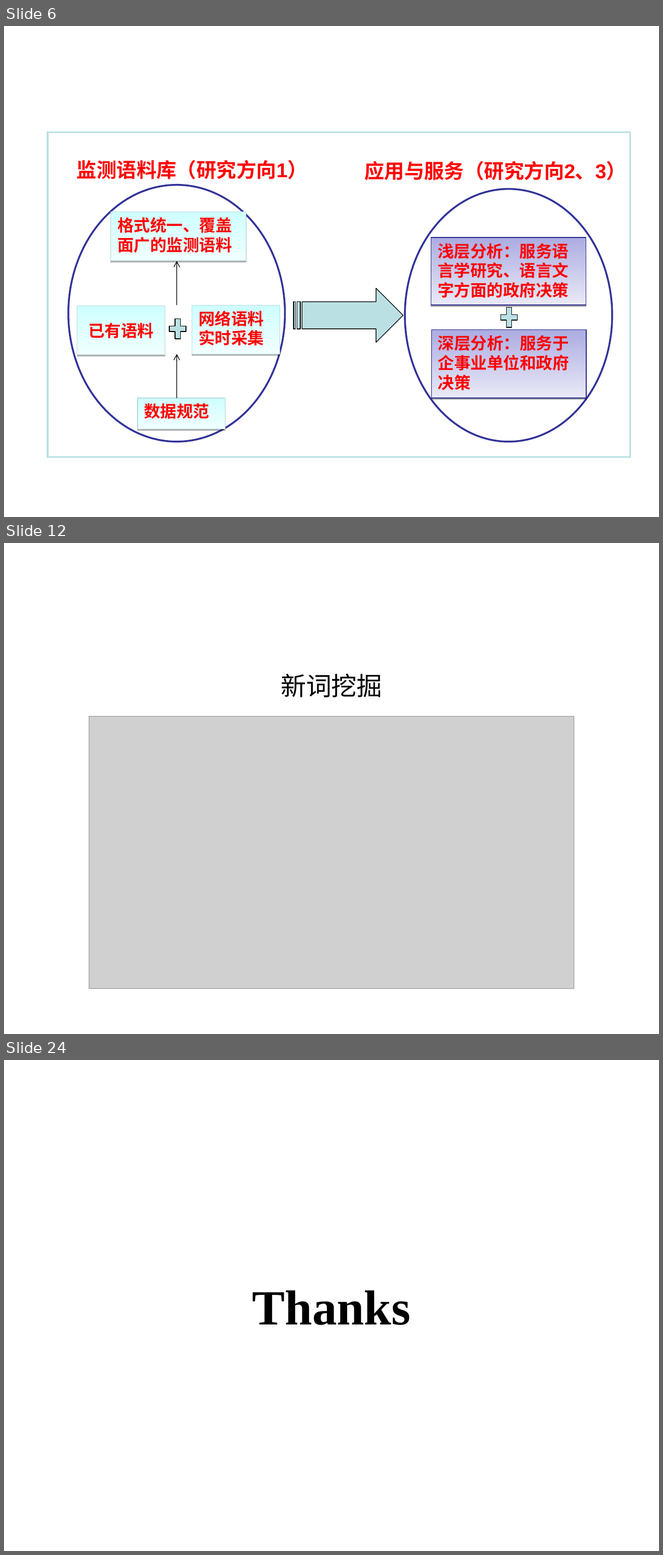
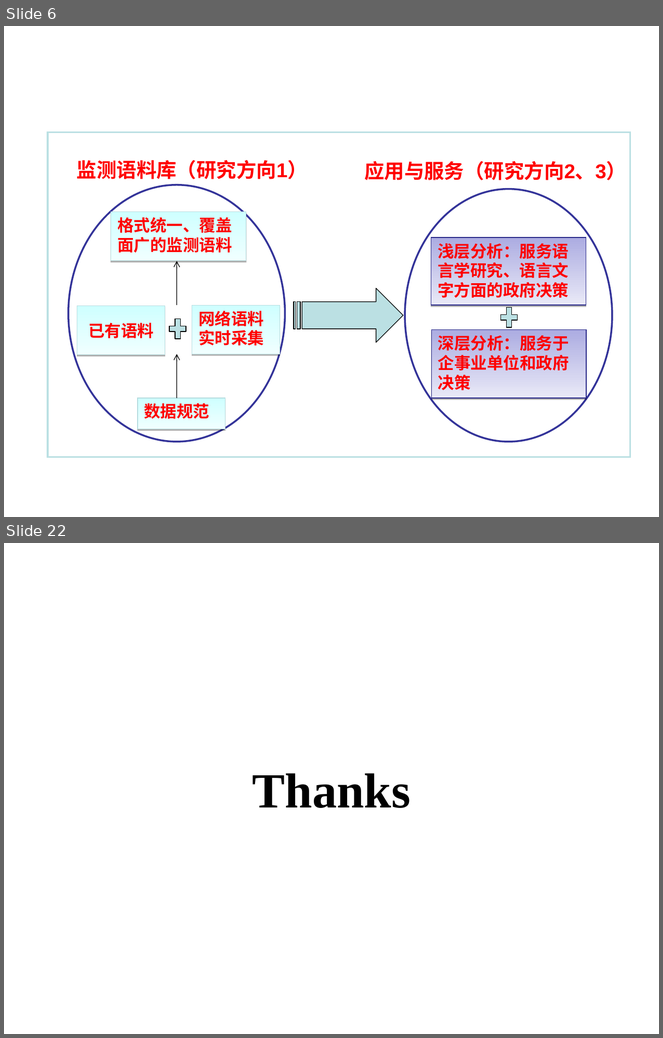
Before and after one commit to shqcandy/Report, a slide deck: 报告_v1.ppt. Shown one above the other, each under a label of ours: slides 6, 12 and 24 before the commit, slides 6 and 22 after it; the slides between them are not shown. The pictures are 663x1555 and 663x1038 pixels, drawn with LibreOffice and Linux fonts; fonts in the diff are those of the drawing; grey boxes stand for pictures; background and template pictures are left out. Boxes give left, top, right and bottom in pixels: in the first picture for what was removed or moved away, otherwise in the second. Text is boxed around its words. In the diff, an @@ line names an element or a change of style, - is before the commit and + after.

```diff
--- a/报告_v1.ppt
+++ b/报告_v1.ppt
@@ slide 12 removed at (x1=4, y1=543, x2=659, y2=1034), background picture (left out) @@
@@ title removed at (x1=281, y1=674, x2=383, y2=697) @@
-新词挖掘
@@ picture removed at (x1=89, y1=717, x2=574, y2=989) @@
@@ what was slide 24 is now slide 22 @@
```
Also in this commit, not shown: 8 slides changed, 4 slides added, 5 other slides removed.
